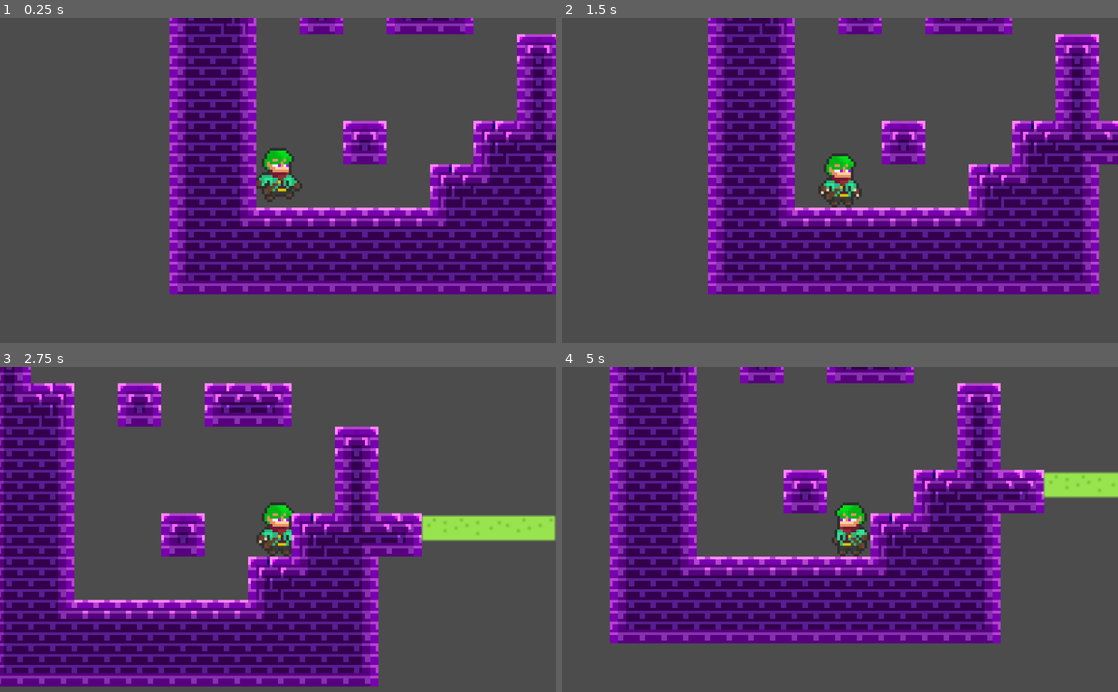
Above: before the commit, frames 1-4 (two rows, left to right).
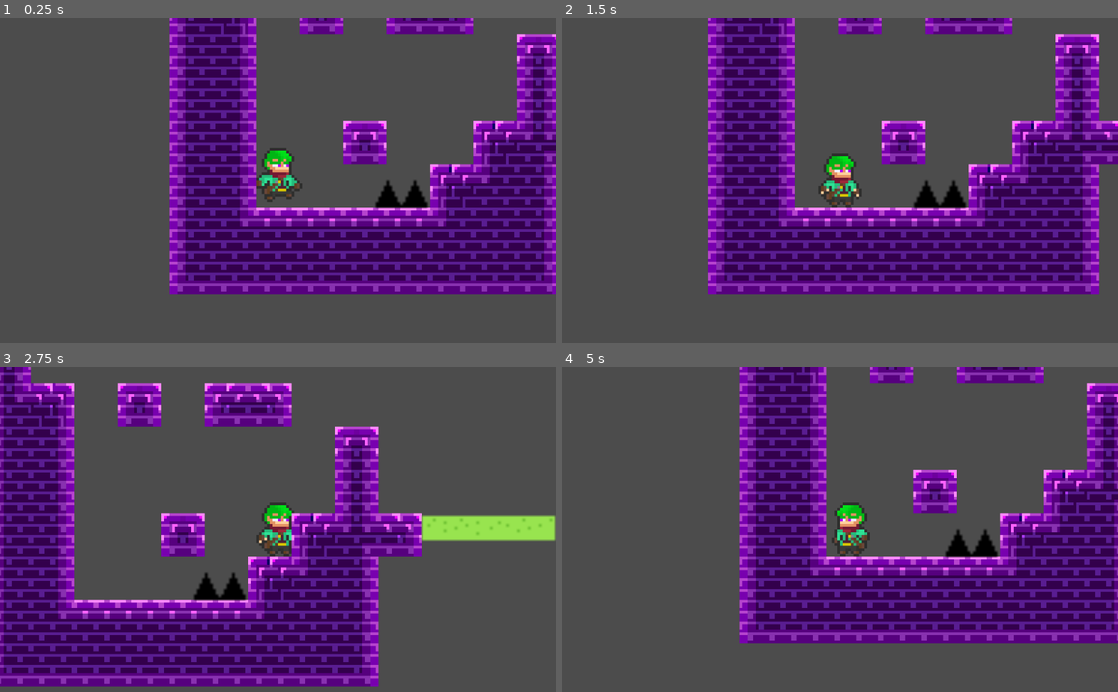
Above: after the commit, the same moments.

Repository: zachreid-96/GODOT-CPT-200
Game: Godot game, scene res://scenes/Maps/Level 1.tscn
Same seed, same stepped clock (60 frames per second), same inputs: the game is played once before the commit and once after it.
Inputs:
- Up to frame 1 (0.25 s): no input
- Up to frame 2 (1.5 s): hold E (attack) 0.53-1.28 s; hold D (move_right) from 0.53 s (still down); tap Space (move_jump) at 0.77 s; tap E (attack) at 1.35 s
- Up to frame 3 (2.75 s): tap Space (move_jump) at 1.52 s; release D (move_right) at 2.03 s; hold A (move_left) from 2.03 s (still down); hold E (attack) from 2.03 s (still down)
- Up to frame 4 (5 s): release A (move_left) at 2.78 s; release E (attack) at 2.78 s; hold D (move_right) 2.78-4.28 s; tap E (attack) at 2.85, 4.35 s; tap Space (move_jump) at 3.02, 3.77, 4.52 s; hold E (attack) 3.53-4.28 s; hold A (move_left) from 4.28 s (still down)

The runs differ from the first frame. In frame 1, 0.5% of the frame differs, in the area x 67-77%, y 49-59%; in frame 2, 0.5%; in frame 3, 0.5%; in frame 4, 48%, in the area x 8-100%, y 0-86%.

Commit message:
Spikes added
Added spikes, added same collision as slime.

Diff:
--- /dev/null
+++ b/scenes/Enemys/Spikes/Spikes.gd
@@ -0,0 +1,6 @@
+extends Area2D
+
+
+func _on_Spikes_body_entered(body: Node) -> void:
+	if body.get_name() == "Player":
+		body.respawn()
--- /dev/null
+++ b/scenes/Enemys/Spikes/Spikes.tscn
@@ -0,0 +1,16 @@
+[gd_scene load_steps=3 format=2]
+
+[ext_resource path="res://assets/enemies/spikes.png" type="Texture" id=1]
+[ext_resource path="res://scenes/Enemys/Spikes/Spikes.gd" type="Script" id=2]
+
+[node name="Spikes" type="Area2D"]
+script = ExtResource( 2 )
+
+[node name="Sprite" type="Sprite" parent="."]
+position = Vector2( 0, 3 )
+texture = ExtResource( 1 )
+
+[node name="CollisionPolygon2D" type="CollisionPolygon2D" parent="."]
+polygon = PoolVector2Array( -9, -1, -5, -10, 0, -1, 6, -10, 10, -1 )
+
+[connection signal="body_entered" from="." to="." method="_on_Spikes_body_entered"]
--- a/scenes/Maps/Level 1.tscn
+++ b/scenes/Maps/Level 1.tscn
@@ -1,9 +1,10 @@
-[gd_scene load_steps=53 format=2]
+[gd_scene load_steps=54 format=2]
 
 [ext_resource path="res://assets/tiles/autotile_directions.png" type="Texture" id=1]
 [ext_resource path="res://assets/audio/cave_theme_2.wav" type="AudioStream" id=2]
 [ext_resource path="res://scenes/Players/Player.tscn" type="PackedScene" id=3]
 [ext_resource path="res://scenes/Enemys/Slime/Slime.tscn" type="PackedScene" id=4]
+[ext_resource path="res://scenes/Enemys/Spikes/Spikes.tscn" type="PackedScene" id=5]
 
 [sub_resource type="ConvexPolygonShape2D" id=1]
 points = PoolVector2Array( 0, 0, 16, 0, 16, 16, 0, 16 )
@@ -476,3 +477,6 @@
 
 [node name="Slime" parent="." instance=ExtResource( 4 )]
 position = Vector2( 151, -14 )
+
+[node name="Spikes" parent="." instance=ExtResource( 5 )]
+position = Vector2( 53, 0 )
Not shown, added: assets/enemies/spikes.png.import
